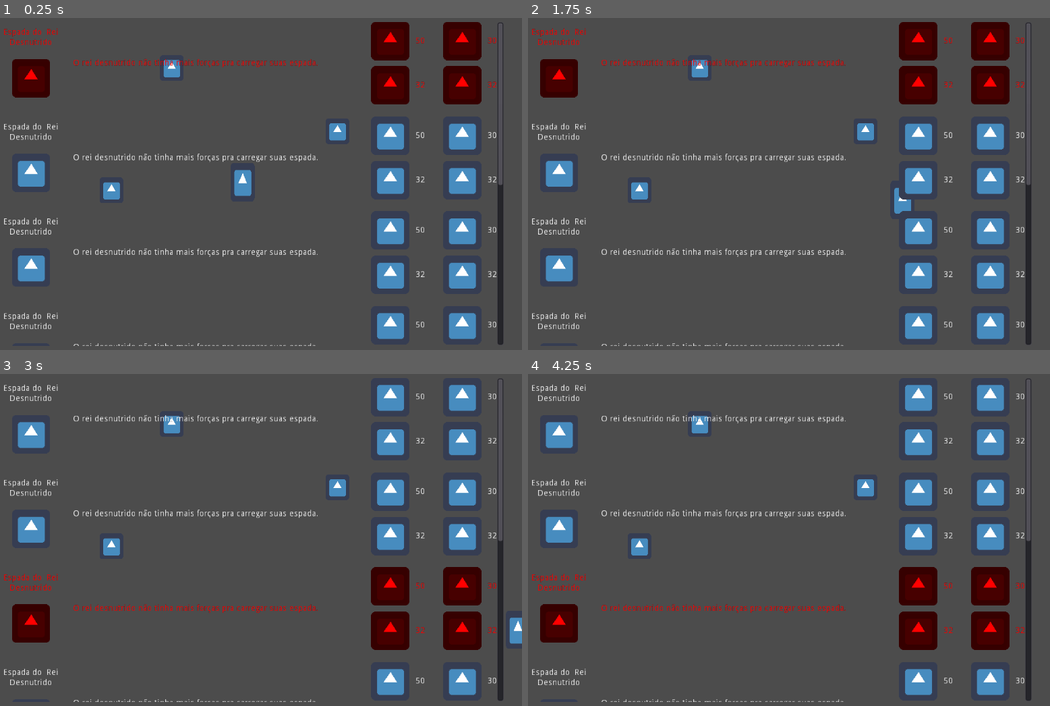
Above: before the commit, frames 1-4 (two rows, left to right).
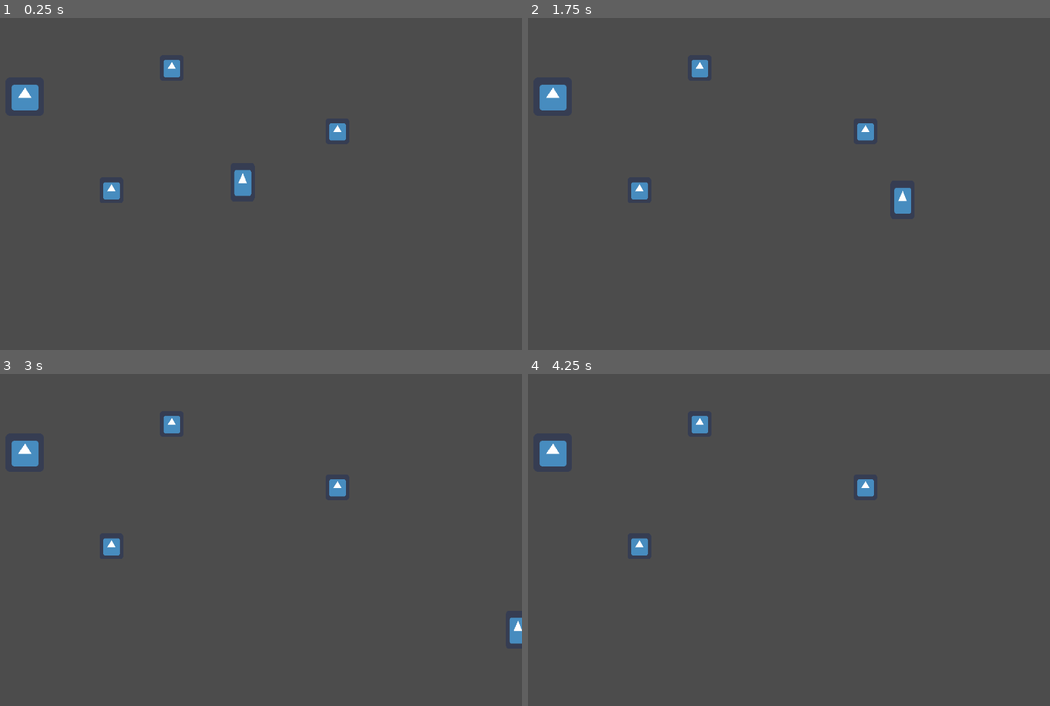
Above: after the commit, the same moments.

Repository: guimafelipe/recycle
Game: Godot game, scene res://Scenes/Teste.tscn
Two runs of this game, one before a commit and one after it. Both use one fixed random seed, a clock stepped at 60 frames per second and the inputs below. The engine's default icon, where the game draws it, is replaced by a stand-in: a white triangle on a blue panel in a dark square.
Inputs (mouse positions are in pixels of both pictures, inside the frame that each line leads up to):
- Up to frame 1 (0.25 s): no input
- Up to frame 2 (1.75 s): tap Enter at 0.5 s; move the mouse to (898, 164) at 0.52 s; hold D (move_right) 0.53-1.28 s; hold E (interact) 0.53-1.28 s; move the mouse to (674, 200) at 1.27 s; hold S (move_down) from 1.28 s (still down); tap E (interact) at 1.35 s
- Up to frame 3 (3 s): move the mouse to (307, 460) at 2.02 s; release S (move_down) at 2.03 s; hold D (move_right) 2.03-2.78 s; hold E (interact) 2.03-2.78 s; move the mouse to (224, 613) at 2.77 s; hold W (move_up) from 2.78 s (still down); tap E (interact) at 2.85 s
- Up to frame 4 (4.25 s): tap Space at 3.5 s; move the mouse to (940, 593) at 3.52 s; release W (move_up) at 3.53 s; hold A (move_left) from 3.53 s (still down); hold E (interact) from 3.53 s (still down)

The runs differ from the first frame. In frame 1, 12% of the frame differs, in the area x 0-97%, y 1-99%; in frame 2, 12%; in frame 3, 12%; in frame 4, 12%.

Commit message:
adicionando items e testando ui da máquina

Diff:
--- /dev/null
+++ b/Items/Bussola.tres
@@ -0,0 +1,17 @@
+[gd_resource type="Resource" load_steps=3 format=2]
+
+[ext_resource path="res://Items/Item.gd" type="Script" id=1]
+[ext_resource path="res://icon.png" type="Texture" id=2]
+
+[resource]
+script = ExtResource( 1 )
+textura = ExtResource( 2 )
+nome = "Bussola"
+descricao = "Uma bússola improvisada e funcional."
+id = 3
+recursos = {
+0: 1,
+1: 2,
+2: 2,
+3: 2
+}
--- /dev/null
+++ b/Items/EspadaDoReiDesnutrido.tres
@@ -0,0 +1,17 @@
+[gd_resource type="Resource" load_steps=3 format=2]
+
+[ext_resource path="res://Items/Item.gd" type="Script" id=1]
+[ext_resource path="res://icon.png" type="Texture" id=2]
+
+[resource]
+script = ExtResource( 1 )
+textura = ExtResource( 2 )
+nome = "Expada do Rei Desnutrido"
+descricao = "O Rei desnutrido não conseguia mais carregar sua espada."
+id = 0
+recursos = {
+0: 0,
+1: 2,
+2: 3,
+3: 0
+}
--- a/Items/Item.gd
+++ b/Items/Item.gd
@@ -2,5 +2,13 @@
 class_name Item
 
 export(Texture) var textura
+export(String, MULTILINE) var nome
 export(String, MULTILINE) var descricao
 export(int) var id
+
+export(Dictionary) var recursos = {
+	Enums.RecursoTipo.PAPEL : 0,
+	Enums.RecursoTipo.PLASTICO : 0,
+	Enums.RecursoTipo.METAL : 0,
+	Enums.RecursoTipo.VIDRO : 0
+}
--- /dev/null
+++ b/Items/Mapa.tres
@@ -0,0 +1,17 @@
+[gd_resource type="Resource" load_steps=3 format=2]
+
+[ext_resource path="res://Items/Item.gd" type="Script" id=1]
+[ext_resource path="res://icon.png" type="Texture" id=2]
+
+[resource]
+script = ExtResource( 1 )
+textura = ExtResource( 2 )
+nome = "Mapinha"
+descricao = "Um mapa improvisado,"
+id = 2
+recursos = {
+0: 6,
+1: 0,
+2: 0,
+3: 0
+}
--- /dev/null
+++ b/Items/Oculos.tres
@@ -0,0 +1,17 @@
+[gd_resource type="Resource" load_steps=3 format=2]
+
+[ext_resource path="res://Items/Item.gd" type="Script" id=1]
+[ext_resource path="res://icon.png" type="Texture" id=2]
+
+[resource]
+script = ExtResource( 1 )
+textura = ExtResource( 2 )
+nome = "Óculos do seu grau"
+descricao = "Um óculos feito de material reciclado!"
+id = 1
+recursos = {
+0: 0,
+1: 3,
+2: 0,
+3: 2
+}
--- a/Scenes/Amdre.gd
+++ b/Scenes/Amdre.gd
@@ -20,9 +20,9 @@
 
 
 func _input(event : InputEvent):
-	if event.is_action("interact"):
+	if event.is_action_pressed("interact"):
 		if player_state.game_state == Enums.GameState.FREE:
-			interact()
+			call_deferred("interact")
 
 
 func move(delta : float) -> void:
--- a/Scenes/CraftItemUI.gd
+++ b/Scenes/CraftItemUI.gd
@@ -1,11 +1,31 @@
 extends MarginContainer
+class_name CraftItemUI
+
+
+export(NodePath) onready var nome = get_node(nome) as Label
+export(NodePath) onready var icon = get_node(icon) as TextureRect
+export(NodePath) onready var description = get_node(description) as Label
+export(NodePath) onready var qnt_papel = get_node(qnt_papel) as Label
+export(NodePath) onready var qnt_plastico = get_node(qnt_plastico) as Label
+export(NodePath) onready var qnt_metal = get_node(qnt_metal) as Label
+export(NodePath) onready var qnt_vidro = get_node(qnt_vidro) as Label
+
+var item : Item
 
 func _ready():
 	set_focus_mode(FOCUS_ALL)
+	if item:
+		nome.text = item.nome
+		icon.texture = item.textura
+		description.text = item.descricao
+		qnt_papel.text = str(item.recursos[Enums.RecursoTipo.PAPEL])
+		qnt_plastico.text = str(item.recursos[Enums.RecursoTipo.PLASTICO])
+		qnt_metal.text = str(item.recursos[Enums.RecursoTipo.METAL])
+		qnt_vidro.text = str(item.recursos[Enums.RecursoTipo.VIDRO])
 
 
-func for_item(item : Item):
-	pass
+func for_item(_item : Item):
+	item = _item
 
 
 func _on_CraftItemUI_focus_entered():
--- a/Scenes/CraftItemUI.tscn
+++ b/Scenes/CraftItemUI.tscn
@@ -14,6 +14,13 @@
 __meta__ = {
 "_edit_use_anchors_": false
 }
+nome = NodePath("Content/NomeIcon/Name")
+icon = NodePath("Content/NomeIcon/Icon")
+description = NodePath("Content/Description")
+qnt_papel = NodePath("Content/Recursos/Papel/Cost")
+qnt_plastico = NodePath("Content/Recursos/Plastico/Cost")
+qnt_metal = NodePath("Content/Recursos/Metal/Cost")
+qnt_vidro = NodePath("Content/Recursos/Vidro/Cost")
 
 [node name="Content" type="HBoxContainer" parent="."]
 margin_right = 900.0
--- a/Scenes/Maquina.gd
+++ b/Scenes/Maquina.gd
@@ -3,11 +3,21 @@
 export(Resource) var player_state = player_state as PlayerState
 
 func _ready():
-	pass
+	for item in player_state.items_disponiveis:
+		item = item as Item
+		if item:
+			$UI/UIMaquina.add_item(item)
+
+
+func _input(event : InputEvent):
+	if event.is_action_pressed("interact") and player_state.game_state == Enums.GameState.MAQUINA:
+		call_deferred("finish_interact")
+
 
 func interact() -> void:
 	player_state.game_state = Enums.GameState.MAQUINA
 	$UI/UIMaquina.visible = true
+
 
 func finish_interact() -> void:
 	player_state.game_state = Enums.GameState.FREE
--- a/Scenes/Maquina.tscn
+++ b/Scenes/Maquina.tscn
@@ -2,7 +2,7 @@
 
 [ext_resource path="res://icon.png" type="Texture" id=1]
 [ext_resource path="res://Scenes/Maquina.gd" type="Script" id=2]
-[ext_resource path="res://Scenes/CraftItemUI.tscn" type="PackedScene" id=3]
+[ext_resource path="res://Singletons/PlayerState.tres" type="Resource" id=3]
 [ext_resource path="res://Scenes/UIMaquina.gd" type="Script" id=4]
 
 [sub_resource type="CircleShape2D" id=1]
@@ -10,18 +10,18 @@
 
 [node name="Maquina" type="Area2D"]
 script = ExtResource( 2 )
+player_state = ExtResource( 3 )
 
 [node name="Sprite" type="Sprite" parent="."]
-visible = false
 texture = ExtResource( 1 )
 
 [node name="CollisionShape2D" type="CollisionShape2D" parent="."]
-visible = false
 shape = SubResource( 1 )
 
 [node name="UI" type="CanvasLayer" parent="."]
 
 [node name="UIMaquina" type="MarginContainer" parent="UI"]
+visible = false
 anchor_right = 1.0
 anchor_bottom = 1.0
 focus_mode = 2
@@ -43,60 +43,12 @@
 follow_focus = true
 
 [node name="Lista" type="VBoxContainer" parent="UI/UIMaquina/ItemList"]
-margin_right = 828.0
-margin_bottom = 1086.0
+margin_right = 840.0
 focus_mode = 2
 size_flags_horizontal = 3
 custom_constants/separation = 20
 alignment = 1
 
-[node name="CraftItemUI" parent="UI/UIMaquina/ItemList/Lista" instance=ExtResource( 3 )]
-anchor_right = 0.0
-anchor_bottom = 0.0
-margin_right = 828.0
-margin_bottom = 138.0
-
-[node name="CraftItemUI2" parent="UI/UIMaquina/ItemList/Lista" instance=ExtResource( 3 )]
-anchor_right = 0.0
-anchor_bottom = 0.0
-margin_top = 158.0
-margin_right = 828.0
-margin_bottom = 296.0
-
-[node name="CraftItemUI3" parent="UI/UIMaquina/ItemList/Lista" instance=ExtResource( 3 )]
-anchor_right = 0.0
-anchor_bottom = 0.0
-margin_top = 316.0
-margin_right = 828.0
-margin_bottom = 454.0
-
-[node name="CraftItemUI4" parent="UI/UIMaquina/ItemList/Lista" instance=ExtResource( 3 )]
-anchor_right = 0.0
-anchor_bottom = 0.0
-margin_top = 474.0
-margin_right = 828.0
-margin_bottom = 612.0
-
-[node name="CraftItemUI5" parent="UI/UIMaquina/ItemList/Lista" instance=ExtResource( 3 )]
-anchor_right = 0.0
-anchor_bottom = 0.0
-margin_top = 632.0
-margin_right = 828.0
-margin_bottom = 770.0
-
-[node name="CraftItemUI6" parent="UI/UIMaquina/ItemList/Lista" instance=ExtResource( 3 )]
-anchor_right = 0.0
-anchor_bottom = 0.0
-margin_top = 790.0
-margin_right = 828.0
-margin_bottom = 928.0
-
-[node name="CraftItemUI7" parent="UI/UIMaquina/ItemList/Lista" instance=ExtResource( 3 )]
-anchor_right = 0.0
-anchor_bottom = 0.0
-margin_top = 948.0
-margin_right = 828.0
-margin_bottom = 1086.0
-
 [connection signal="body_entered" from="." to="." method="_on_body_entered"]
 [connection signal="body_exited" from="." to="." method="_on_body_exited"]
+[connection signal="visibility_changed" from="UI/UIMaquina" to="UI/UIMaquina" method="_on_UIMaquina_visibility_changed"]
--- a/Scenes/UIMaquina.gd
+++ b/Scenes/UIMaquina.gd
@@ -1,4 +1,12 @@
 extends MarginContainer
 
-func _ready():
-	$ItemList/Lista.get_child(0).grab_focus()
+var CraftItemUIScene = preload("res://Scenes/CraftItemUI.tscn")
+
+func add_item(item : Item):
+	var item_ui : CraftItemUI = CraftItemUIScene.instance()
+	item_ui.for_item(item)
+	$ItemList/Lista.add_child(item_ui)
+
+func _on_UIMaquina_visibility_changed():
+	if visible and $ItemList/Lista.get_child_count() > 0:
+		$ItemList/Lista.get_child(0).grab_focus()
--- a/Singletons/PlayerState.gd
+++ b/Singletons/PlayerState.gd
@@ -1,5 +1,7 @@
 extends Resource
 class_name PlayerState
+
+export(Array, Resource) var items_disponiveis
 
 var recursos := {
 		Enums.RecursoTipo.PAPEL: 0,
--- a/Singletons/PlayerState.tres
+++ b/Singletons/PlayerState.tres
@@ -1,6 +1,11 @@
-[gd_resource type="Resource" load_steps=2 format=2]
+[gd_resource type="Resource" load_steps=6 format=2]
 
 [ext_resource path="res://Singletons/PlayerState.gd" type="Script" id=1]
+[ext_resource path="res://Items/Mapa.tres" type="Resource" id=2]
+[ext_resource path="res://Items/EspadaDoReiDesnutrido.tres" type="Resource" id=3]
+[ext_resource path="res://Items/Oculos.tres" type="Resource" id=4]
+[ext_resource path="res://Items/Bussola.tres" type="Resource" id=5]
 
 [resource]
 script = ExtResource( 1 )
+items_disponiveis = [ ExtResource( 3 ), ExtResource( 2 ), ExtResource( 4 ), ExtResource( 5 ) ]
--- a/project.godot
+++ b/project.godot
@@ -13,6 +13,11 @@
 "class": "Amdre",
 "language": "GDScript",
 "path": "res://Scenes/Amdre.gd"
+}, {
+"base": "MarginContainer",
+"class": "CraftItemUI",
+"language": "GDScript",
+"path": "res://Scenes/CraftItemUI.gd"
 }, {
 "base": "Resource",
 "class": "Item",
@@ -36,6 +41,7 @@
 } ]
 _global_script_class_icons={
 "Amdre": "",
+"CraftItemUI": "",
 "Item": "",
 "PlayerState": "",
 "Recurso": "",
